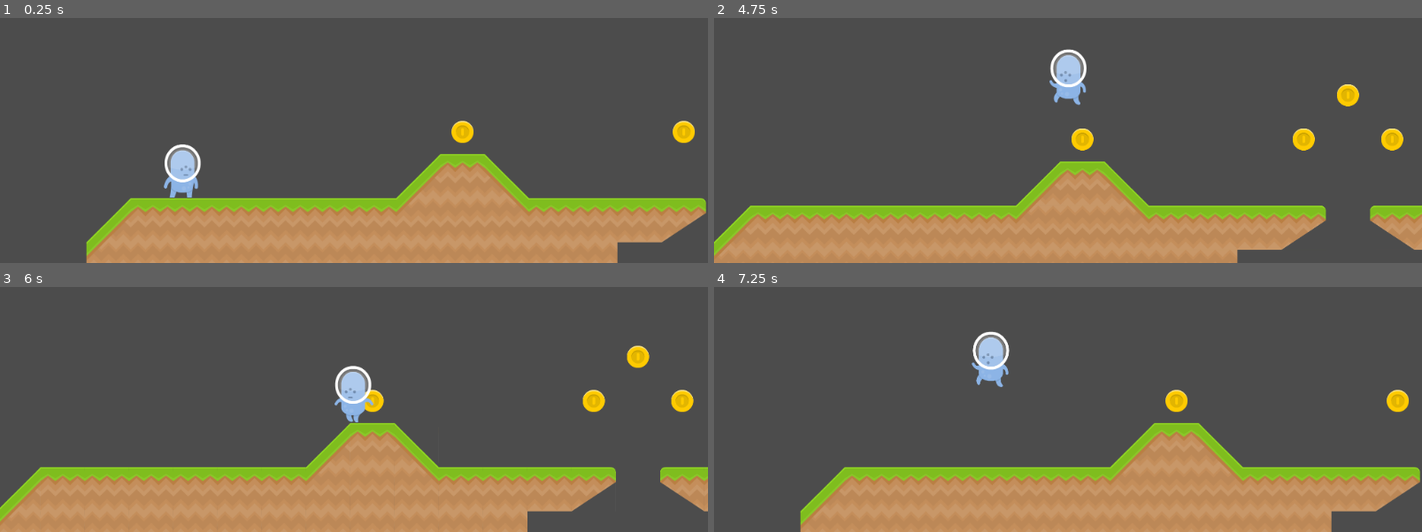
Above: before the commit, frames 1-4 (two rows, left to right).
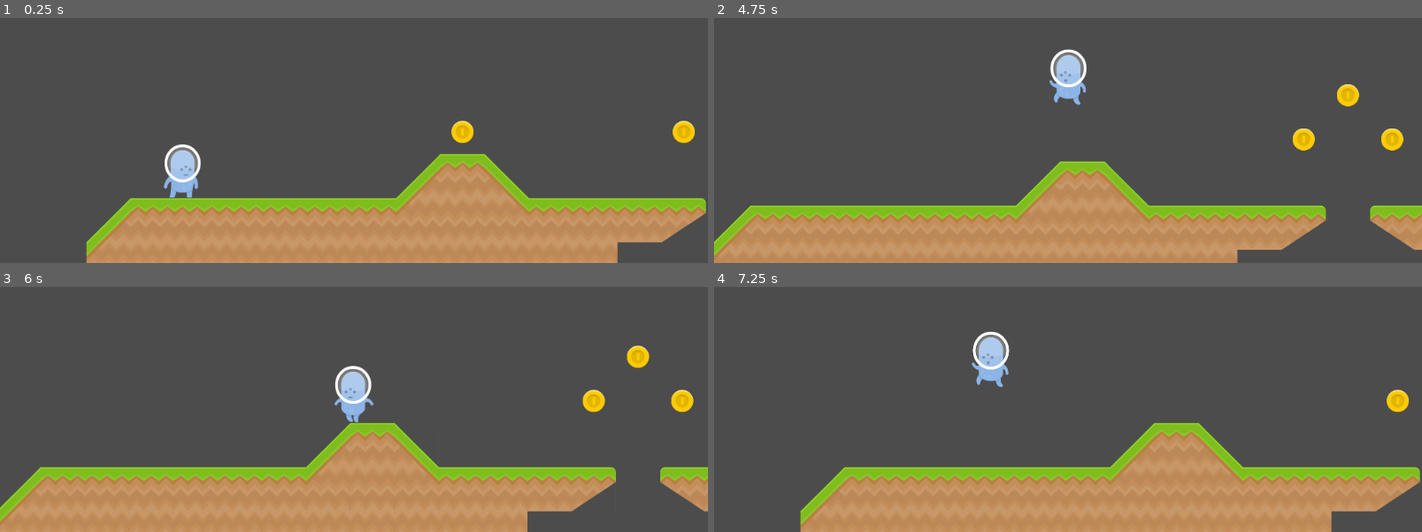
Above: after the commit, the same moments.

Repository: cpvanlue/midterm-cpvanlue
Game: Godot game, scene res://src/Level.tscn
Same seed, same stepped clock (60 frames per second), same inputs: the game is played once before the commit and once after it.
Inputs:
- Up to frame 1 (0.25 s): no input
- Up to frame 2 (4.75 s): hold S (crouch) 0.53-1.28 s; hold D (right) 0.53-2.03 s; tap Space (jump) at 0.77, 1.52, 3.02, 3.77, 4.52 s; tap S (crouch) at 1.35, 2.85, 4.35 s; hold A (left) 2.03-2.78 s; hold S (crouch) 2.03-2.78 s; hold D (right) 2.78-4.28 s; hold S (crouch) 3.53-4.28 s; hold A (left) from 4.28 s (still down)
- Up to frame 3 (6 s): release A (left) at 5.03 s; hold D (right) 5.03-5.78 s; hold S (crouch) 5.03-5.78 s; hold A (left) from 5.78 s (still down); tap S (crouch) at 5.85 s
- Up to frame 4 (7.25 s): keep holding A (left); tap Space (jump) at 6.02, 6.77 s; hold S (crouch) from 6.53 s (still down)

The runs differ from the first frame. In frame 2, 0.2% of the frame differs, in the area x 50-54%, y 45-55%; in frame 3, 0.2%; in frame 4, 0.2%, in the area x 63-67%, y 41-52%.

Commit message:
Add Coin scene and attach script to Level to replace tile coins with Coin scene instances

Diff:
--- /dev/null
+++ b/src/Coin.gd
@@ -0,0 +1,7 @@
+extends Area2D
+
+signal coin_get
+
+func _on_Coin_body_entered(body):
+	emit_signal("coin_get")
+	queue_free()
--- /dev/null
+++ b/src/Coin.tscn
@@ -0,0 +1,18 @@
+[gd_scene load_steps=4 format=2]
+
+[ext_resource path="res://src/Coin.gd" type="Script" id=1]
+[ext_resource path="res://assets/coinGold.png" type="Texture" id=2]
+
+[sub_resource type="CircleShape2D" id=1]
+radius = 31.8625
+
+[node name="Coin" type="Area2D"]
+script = ExtResource( 1 )
+
+[node name="Sprite" type="Sprite" parent="."]
+texture = ExtResource( 2 )
+
+[node name="CollisionShape2D" type="CollisionShape2D" parent="."]
+shape = SubResource( 1 )
+
+[connection signal="body_entered" from="." to="." method="_on_Coin_body_entered"]
--- /dev/null
+++ b/src/Level.gd
@@ -0,0 +1,18 @@
+extends Node2D
+
+
+const COIN = preload("res://src/Coin.tscn")
+
+func _ready():
+	var coins = $TileMap.get_used_cells_by_id(22)
+	replaceCoins(coins)
+
+func replaceCoins(positionArray: Array):
+	var tilePosition
+	for i in range(0, positionArray.size()):
+		var coin = COIN.instance()
+		tilePosition = $TileMap.map_to_world(positionArray[i])
+		coin.position.x = tilePosition.x + 64
+		coin.position.y = tilePosition.y + 64
+		$TileMap.set_cell(positionArray[i].x, positionArray[i].y, -1)
+		$TileMap.add_child(coin)
--- a/src/Level.tscn
+++ b/src/Level.tscn
@@ -1,8 +1,9 @@
-[gd_scene load_steps=24 format=2]
+[gd_scene load_steps=25 format=2]
 
 [ext_resource path="res://assets/spritesheet_ground.png" type="Texture" id=1]
 [ext_resource path="res://src/Player.tscn" type="PackedScene" id=2]
 [ext_resource path="res://assets/spritesheet_items.png" type="Texture" id=3]
+[ext_resource path="res://src/Level.gd" type="Script" id=4]
 
 [sub_resource type="ConvexPolygonShape2D" id=1]
 points = PoolVector2Array( 0, 0, 128, 0, 128, 128, 0, 128 )
@@ -484,6 +485,7 @@
 extents = Vector2( 7659.21, 150.29 )
 
 [node name="Level" type="Node2D"]
+script = ExtResource( 4 )
 
 [node name="TileMap" type="TileMap" parent="."]
 tile_set = SubResource( 14 )
Binary file added: assets/coinGold.png
